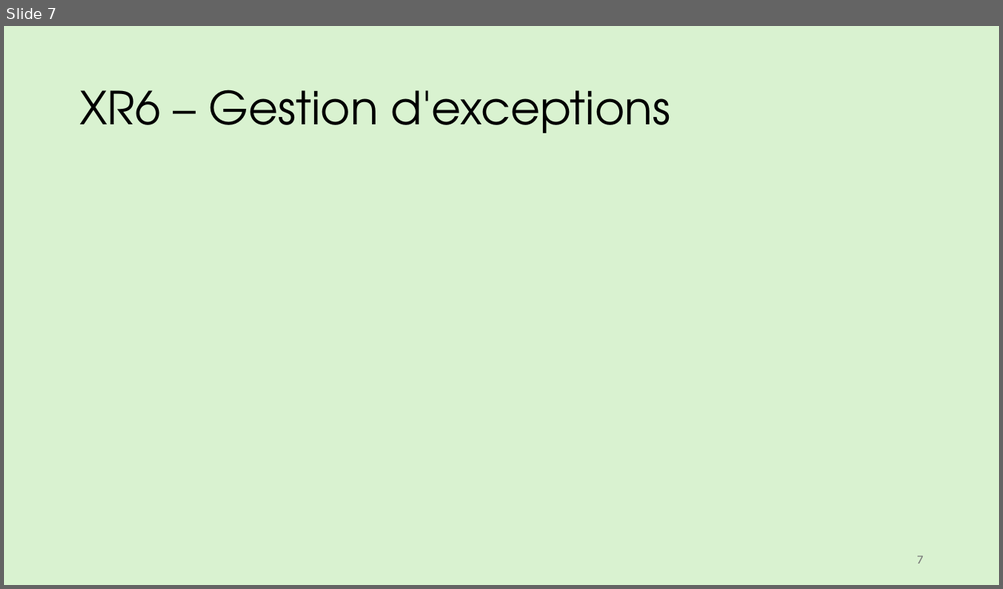
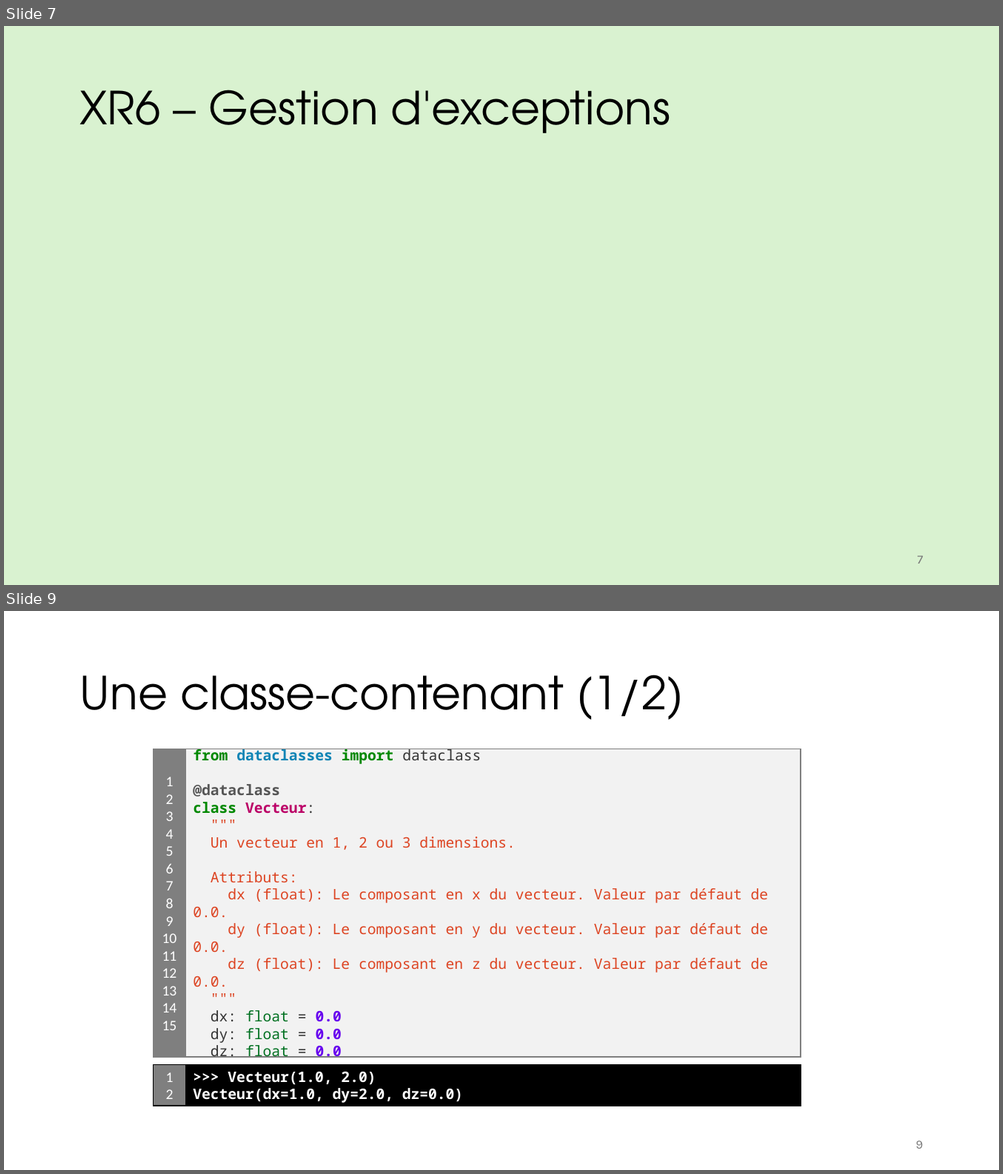
Before and after one commit to iannickgagnon/sagedays_iannick_2026, a slide deck: python_2/presentation_python_2.pptx. Shown one above the other, each under a label of ours: slide 7 before the commit, slides 7 and 9 after it; the slides between them are not shown. The pictures are 1003x589 and 1003x1174 pixels, drawn with LibreOffice and Linux fonts; fonts in the diff are those of the drawing; grey boxes stand for pictures. Boxes give left, top, right and bottom in pixels: in the first picture for what was removed or moved away, otherwise in the second. Text is boxed around its words. In the diff, an @@ line names an element or a change of style, - is before the commit and + after.

```diff
--- a/python_2/presentation_python_2.pptx
+++ b/python_2/presentation_python_2.pptx
@@ slide 9 added at <box>4,611,999,1170</box>, background #FFFFFF @@
@@ title added at <box>79,675,683,720</box>, 44 pt, text #000000 @@
+Une classe-contenant (1/2)
@@ rectangle added at <box>153,749,185,1057</box>, fill #7F7F7F, outline #7F7F7F 1 pt, 14 pt, text #FFFFFF @@
+1
+2
+3
+4
+5
+6
+7
+8
+9
+10
+11
+12
+13
+14
+15
@@ rectangle added at <box>185,749,800,1057</box>, fill #F2F2F2, outline #7F7F7F 1 pt, 14 pt, text #DD4422 @@
+from dataclasses import dataclass
+@dataclass
+class Vecteur:
+"""
+Un vecteur en 1, 2 ou 3 dimensions.
+Attributs:
+dx (float): Le composant en x du vecteur. Valeur par défaut de 0.0.
+dy (float): Le composant en y du vecteur. Valeur par défaut de 0.0.
+dz (float): Le composant en z du vecteur. Valeur par défaut de 0.0.
+"""
+dx: float = 0.0
+dy: float = 0.0
+dz: float = 0.0
@@ rectangle added at <box>153,1065,185,1106</box>, fill #7F7F7F, outline #000000 1 pt, 14 pt, text #FFFFFF @@
+1
+2
@@ rectangle added at <box>185,1065,800,1106</box>, fill #000000, outline #000000 1 pt, 14 pt, text #FFFFFF, bold @@
+>>> Vecteur(1.0, 2.0)
+Vecteur(dx=1.0, dy=2.0, dz=0.0)
@@ page number added at <box>916,1141,923,1149</box>, 12 pt, text #797979 @@
+9
```
Also in this commit, not shown: 1 slide changed.
